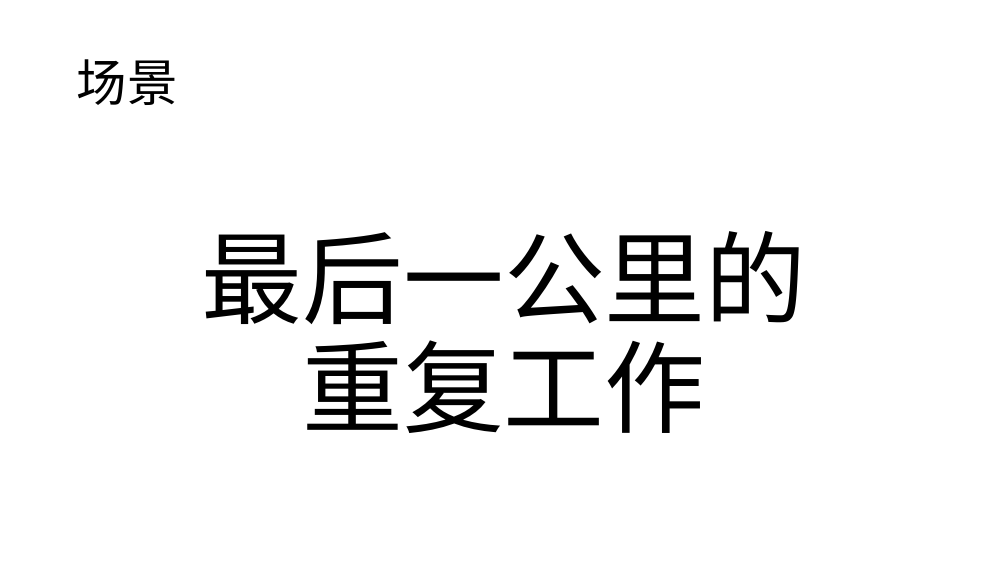
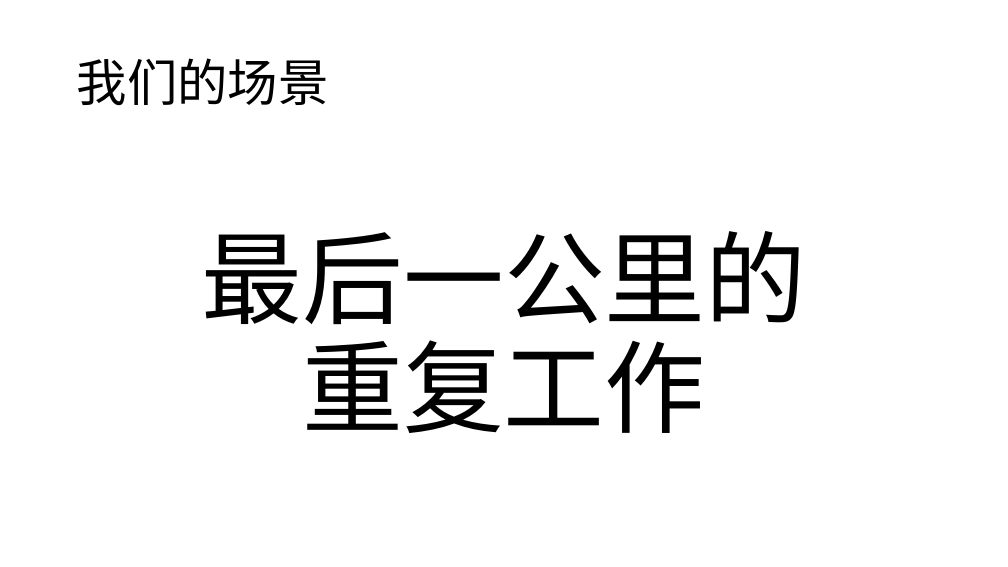
Before and after one commit to Jasper-Li/PythonTutorial, a slide deck: slide 9 of ppt/20分钟入门Python_上_李兴贺_20210619.pptx (slide 5 before the commit). Drawn at 1008x567 pixels with LibreOffice and Linux fonts; fonts in the diff are those of the drawing. Boxes give left, top, right and bottom in pixels: in the first picture for what was removed or moved away, otherwise in the second. Text is boxed around its words. In the diff, an @@ line names an element or a change of style, - is before the commit and + after.

```diff
--- a/ppt/20分钟入门Python_上_李兴贺_20210619.pptx
+++ b/ppt/20分钟入门Python_上_李兴贺_20210619.pptx
@@ text at (77,58,329,105): text changed @@
-场景
+我们的场景
```
Also in this commit, not shown: 3 other slides changed, 4 slides added, 1 slide removed.
